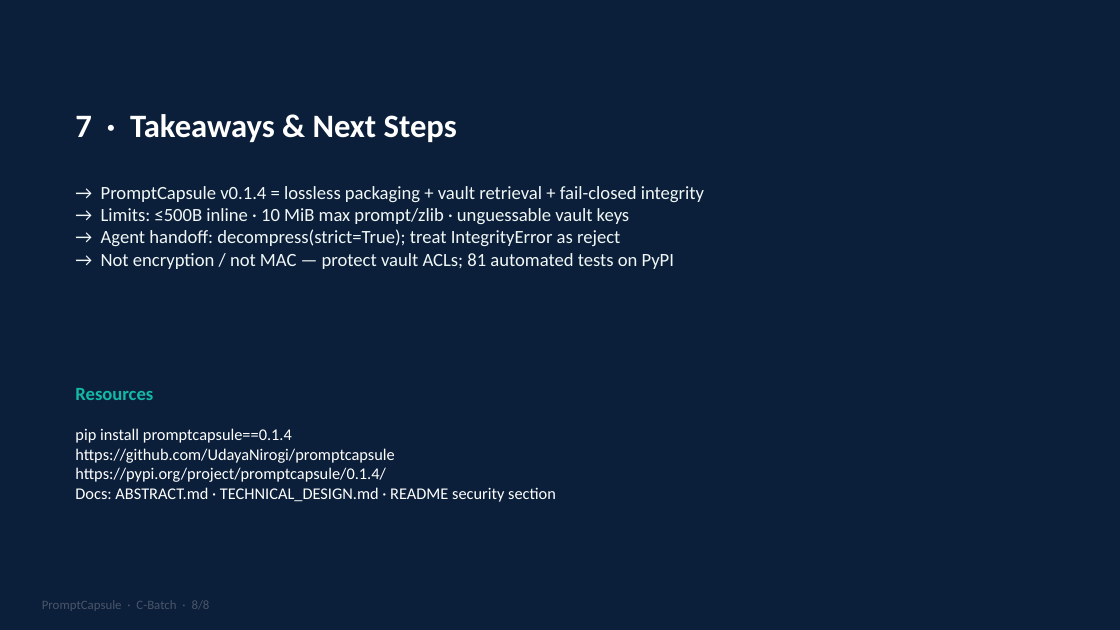
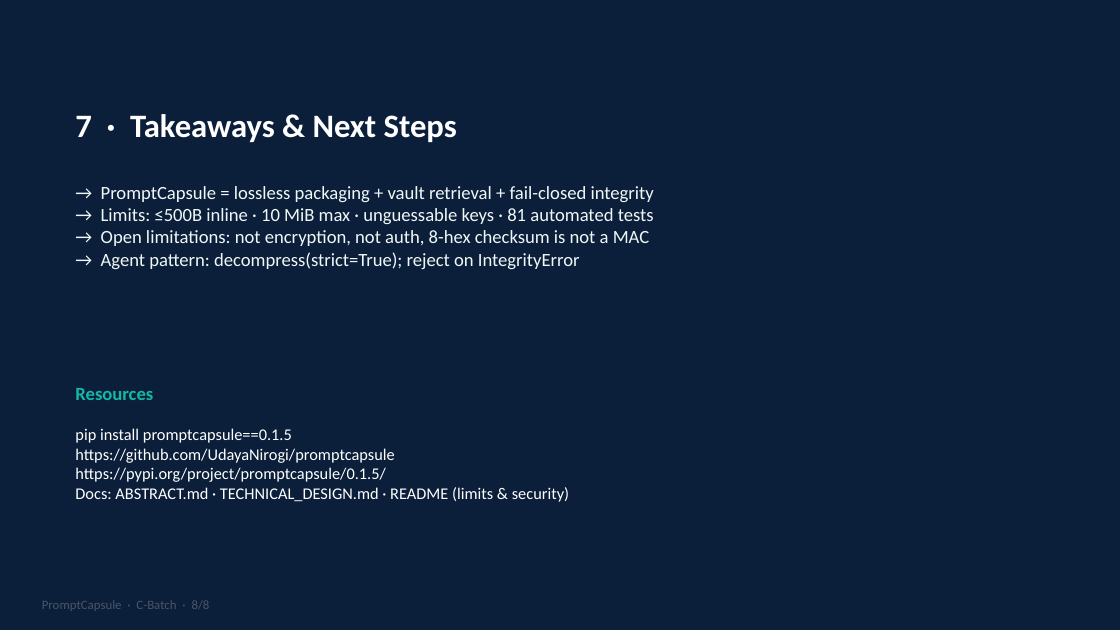
Before and after one commit to UdayaNirogi/promptcapsule, a slide deck: slide 8 of presentation/PromptCapsule_CBatch.pptx. Drawn at 1120x630 pixels with LibreOffice and Linux fonts; fonts in the diff are those of the drawing. Boxes give left, top, right and bottom in pixels: in the first picture for what was removed or moved away, otherwise in the second. Text is boxed around its words. In the diff, an @@ line names an element or a change of style, - is before the commit and + after.

```diff
--- a/presentation/PromptCapsule_CBatch.pptx
+++ b/presentation/PromptCapsule_CBatch.pptx
@@ text at (101,186,654,269): text changed @@
-→ PromptCapsule v0.1.4 = lossless packaging + vault retrieval + fail-closed integrity
-→ Limits: ≤500B inline · 10 MiB max prompt/zlib · unguessable vault keys
-→ Agent handoff: decompress(strict=True); treat IntegrityError as reject
-→ Not encryption / not MAC — protect vault ACLs; 81 automated tests on PyPI
+→ PromptCapsule = lossless packaging + vault retrieval + fail-closed integrity
+→ Limits: ≤500B inline · 10 MiB max · unguessable keys · 81 automated tests
+→ Open limitations: not encryption, not auth, 8-hex checksum is not a MAC
+→ Agent pattern: decompress(strict=True); reject on IntegrityError
@@ text at (75,428,569,502): text changed @@
-pip install promptcapsule==0.1.4
-https://github.com/UdayaNirogi/promptcapsule
-https://pypi.org/project/promptcapsule/0.1.4/
-Docs: ABSTRACT.md · TECHNICAL_DESIGN.md · README security section
+pip install promptcapsule==0.1.5
+https://github.com/UdayaNirogi/promptcapsule
+https://pypi.org/project/promptcapsule/0.1.5/
+Docs: ABSTRACT.md · TECHNICAL_DESIGN.md · README (limits & security)
```
Also in this commit, not shown: 4 other slides changed, 6 other files.
